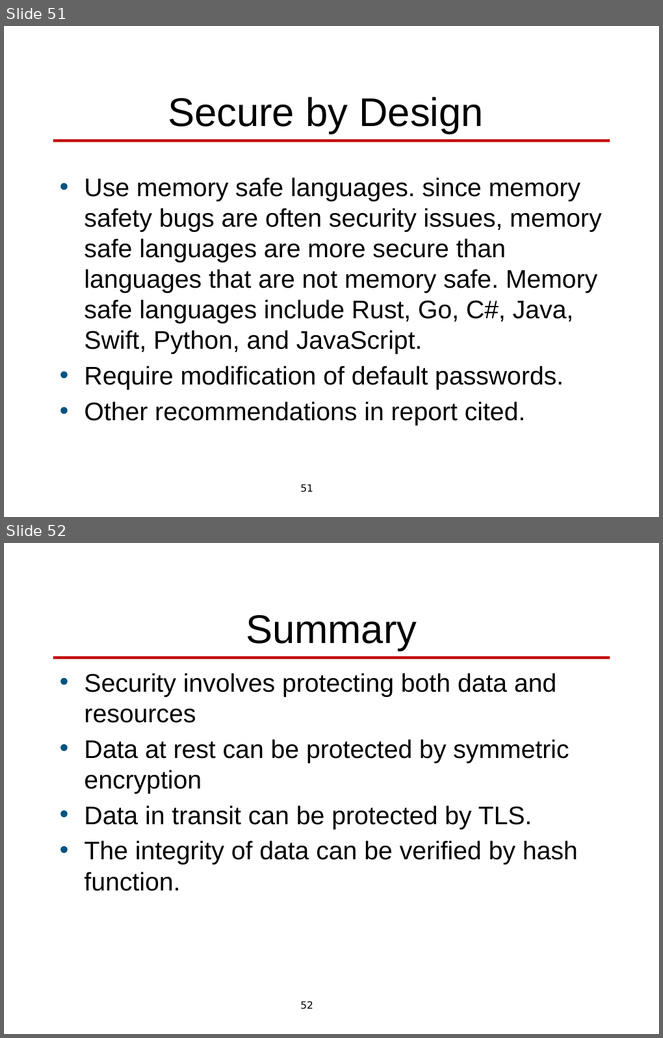
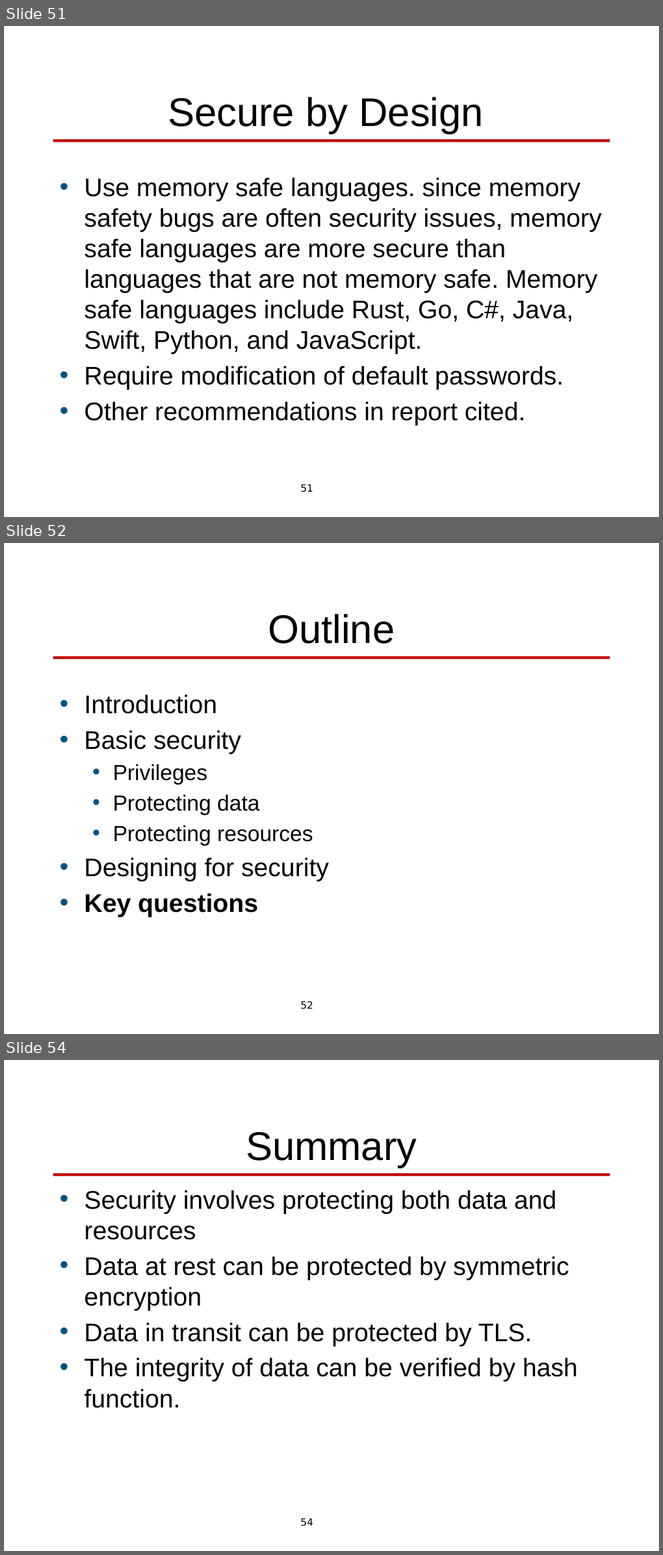
Before and after one commit to len-bass/architecture-design, a slide deck: security.pptx. Shown one above the other, each under a label of ours: slides 51 and 52 before the commit, slides 51, 52 and 54 after it; the slides between them are not shown. The pictures are 663x1038 and 663x1555 pixels, drawn with LibreOffice and Linux fonts; fonts in the diff are those of the drawing; background and template pictures are left out. Boxes give left, top, right and bottom in pixels: in the first picture for what was removed or moved away, otherwise in the second. Text is boxed around its words. In the diff, an @@ line names an element or a change of style, - is before the commit and + after.

```diff
--- a/security.pptx
+++ b/security.pptx
@@ slide 52 added at (x1=4, y1=543, x2=659, y2=1034), background #FFFFFF; not listed: 2 template elements that a slide beside it also shows @@
@@ title added at (x1=268, y1=614, x2=395, y2=644), 44 pt, text #000000 @@
+Outline
@@ text added at (x1=84, y1=694, x2=329, y2=917), 28 pt, text #000000 @@
+• Introduction
+• Basic security
+  • Privileges
+  • Protecting data
+  • Protecting resources
+• Designing for security
+• Key questions
@@ what was slide 52 is now slide 54 @@
@@ page number at (x1=300, y1=1518, x2=313, y2=1527): text changed @@
-52
+54
```
Also in this commit, not shown: 2 slides changed, 1 other slide added.
